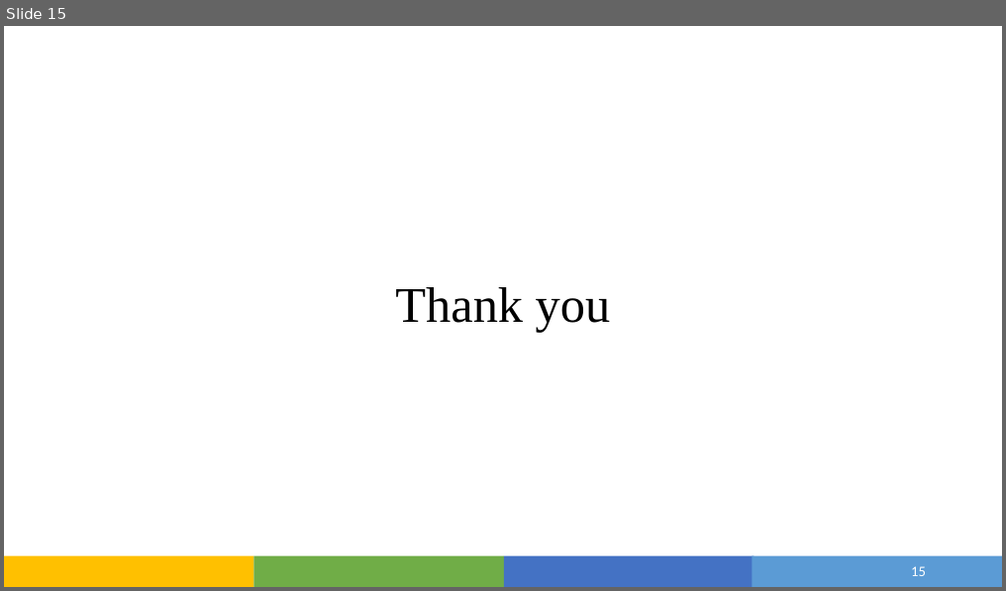
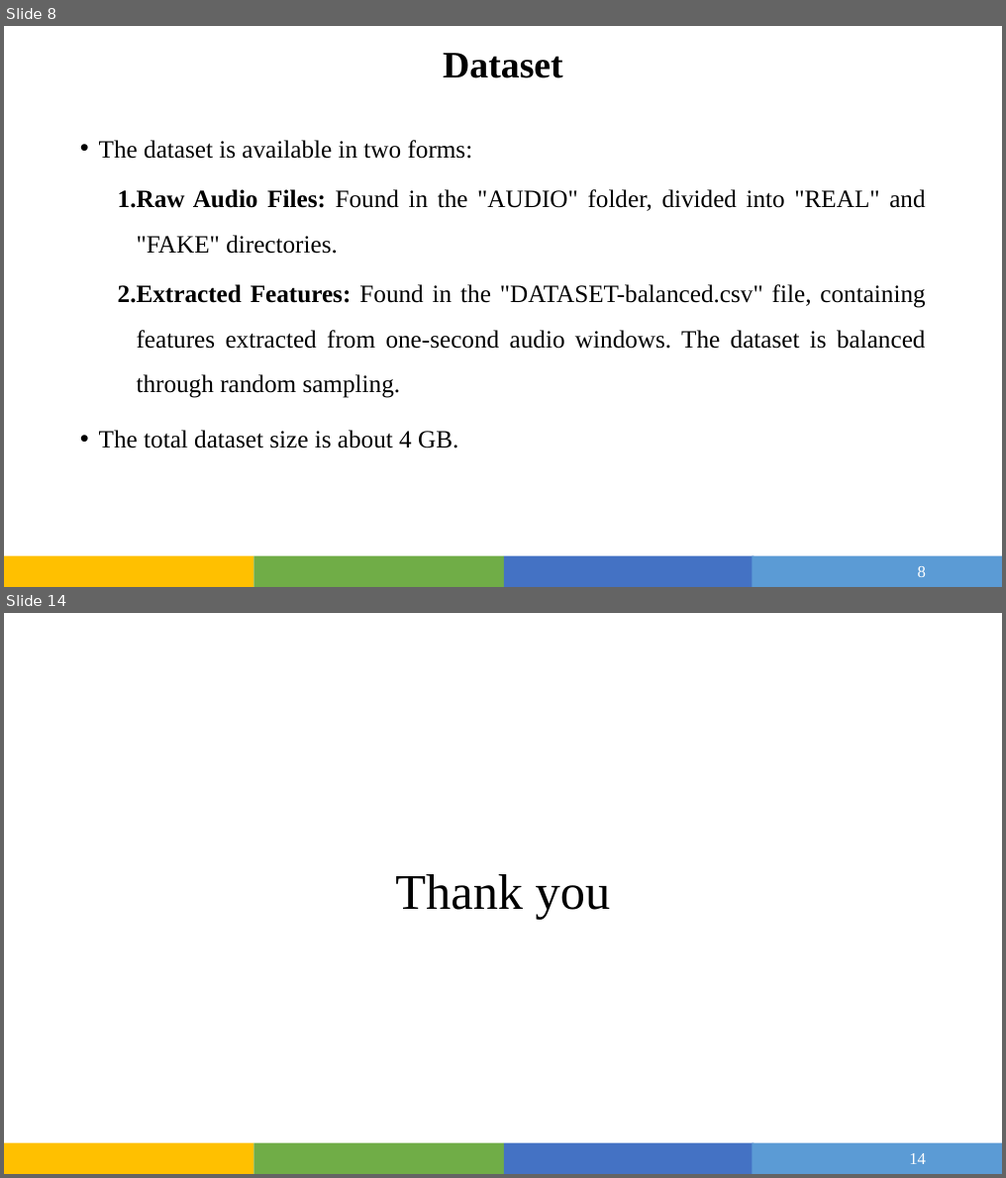
Before and after one commit to Devjethva1111/DeepFake-Voice-Recognition, a slide deck: Seminar/Project_PPT.pptx. Shown one above the other, each under a label of ours: slide 15 before the commit, slides 8 and 14 after it; the slides between them are not shown. The pictures are 1006x591 and 1006x1178 pixels, drawn with LibreOffice and Linux fonts; fonts in the diff are those of the drawing. Boxes give left, top, right and bottom in pixels: in the first picture for what was removed or moved away, otherwise in the second. Text is boxed around its words. In the diff, an @@ line names an element or a change of style, - is before the commit and + after.

```diff
--- a/Seminar/Project_PPT.pptx
+++ b/Seminar/Project_PPT.pptx
@@ slide 8 added at bbox=[4, 26, 1002, 587], background #FFFFFF; not listed: 4 template elements that a slide beside it also shows @@
@@ title added at bbox=[443, 53, 563, 78], 36 pt, text #000000, bold @@
+Dataset
@@ text added at bbox=[99, 140, 925, 449], 24 pt, text #000000 @@
+• The dataset is available in two forms:
+  1. Raw Audio Files: Found in the "AUDIO" folder, divided into "REAL" and "FAKE" directories.
+  2. Extracted Features: Found in the "DATASET-balanced.csv" file, containing features extracted from one-second audio windows. The dataset is balanced through random sampling.
+• The total dataset size is about 4 GB.
@@ page number added at bbox=[918, 567, 926, 577], 16 pt, text #FFFFFF @@
+8
@@ what was slide 15 is now slide 14 @@
@@ page number at bbox=[909, 1154, 926, 1164]: text changed; size 14 to 16 pt; font Calibri to Times New Roman @@
-15
+14
```
Also in this commit, not shown: 6 slides changed, 5 other slides added, 7 slides removed, 1 other file.
